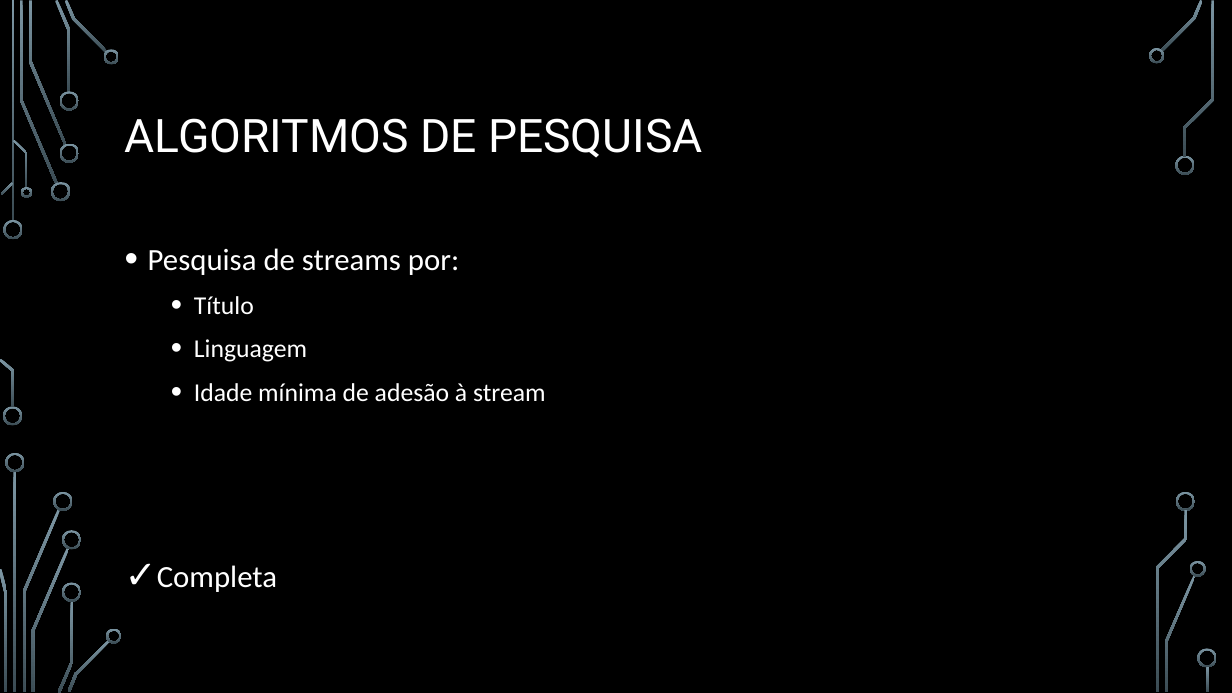
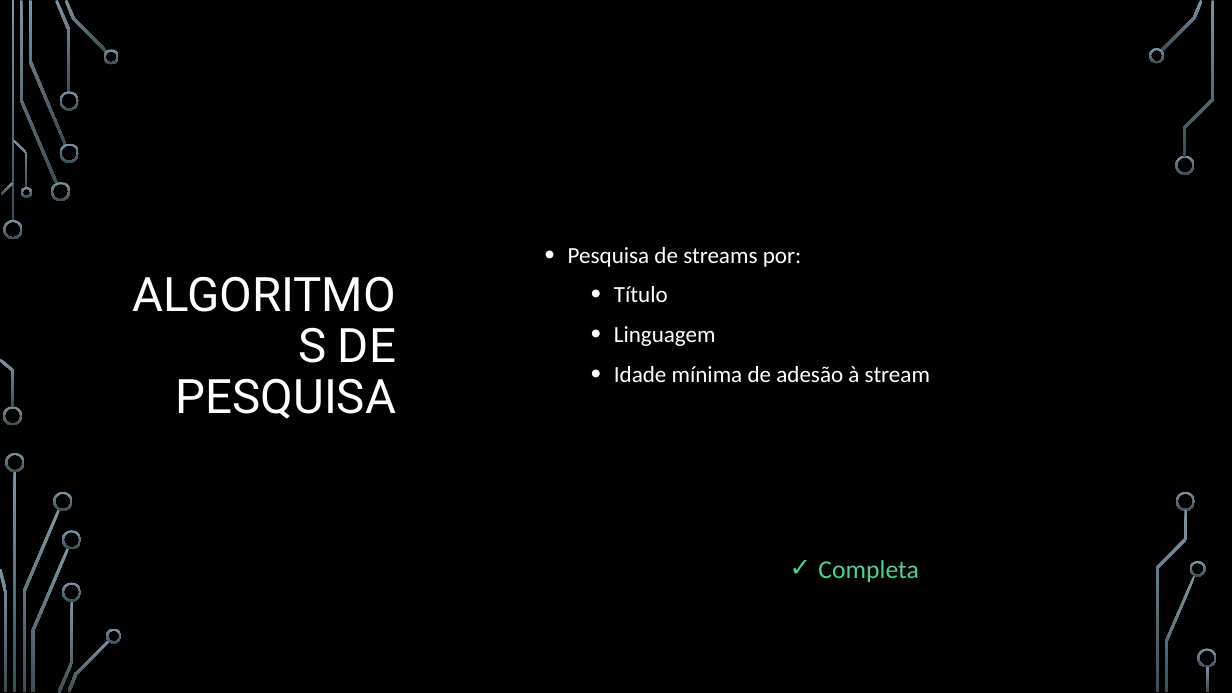
Before and after one commit to BrunoRosendo/StreamZ-AEDA-proj-, a slide deck: slide 12 of StreamZ.pptx (slide 11 before the commit). Drawn at 1232x693 pixels with LibreOffice and Linux fonts; fonts in the diff are those of the drawing; background and template pictures are left out. Boxes give left, top, right and bottom in pixels: in the first picture for what was removed or moved away, otherwise in the second. Text is boxed around its words. In the diff, an @@ line names an element or a change of style, - is before the commit and + after.

```diff
--- a/StreamZ.pptx
+++ b/StreamZ.pptx
@@ title "ALGORITMOS DE PESQUISA": place and size @@
-title "ALGORITMOS DE PESQUISA" at (125,118,702,158)
+title "ALGORITMOS DE PESQUISA" at (176,328,396,419)
@@ title "ALGORITMOS DE PESQUISA" at (176,328,396,419): size 36 to 37 pt; alignment left to right @@
@@ text "Pesquisa de streams por:": place and size @@
-text "Pesquisa de streams por:" at (148,248,546,592)
+text "Pesquisa de streams por:" at (568,247,930,382)
@@ text "Pesquisa de streams por:" at (568,247,930,382): size 24 to 18 pt in "Pesquisa de streams por:"; size 20 to 18 pt in "Título", "Linguagem", "Idade mínima de adesão à stream"; vertical alignment top to middle @@
@@ text at (157,565,277,592): paragraph removed @@
-✓ Completa
@@ text added at (818,560,918,582), 20 pt, text #4FD093 @@
+✓ Completa
```
Also in this commit, not shown: 9 other slides changed, 3 slides added, 1 slide removed.
